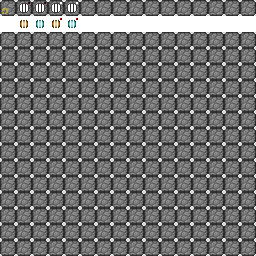
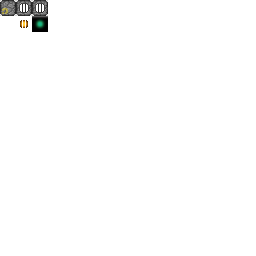
Comparing the layer stacks of the two 256 x 256 images. Changes:
added layer "Pasted Layer #1" above "Layer #1" over [32, 16, 48, 32]
removed layer "Layer" over [28, 2, 78, 20]
painted on "Layer #2" over [20, 20, 76, 28]
painted on "Layer #3" over [51, 3, 77, 13]
painted on "Pasted Layer" over [0, 0, 256, 256]
